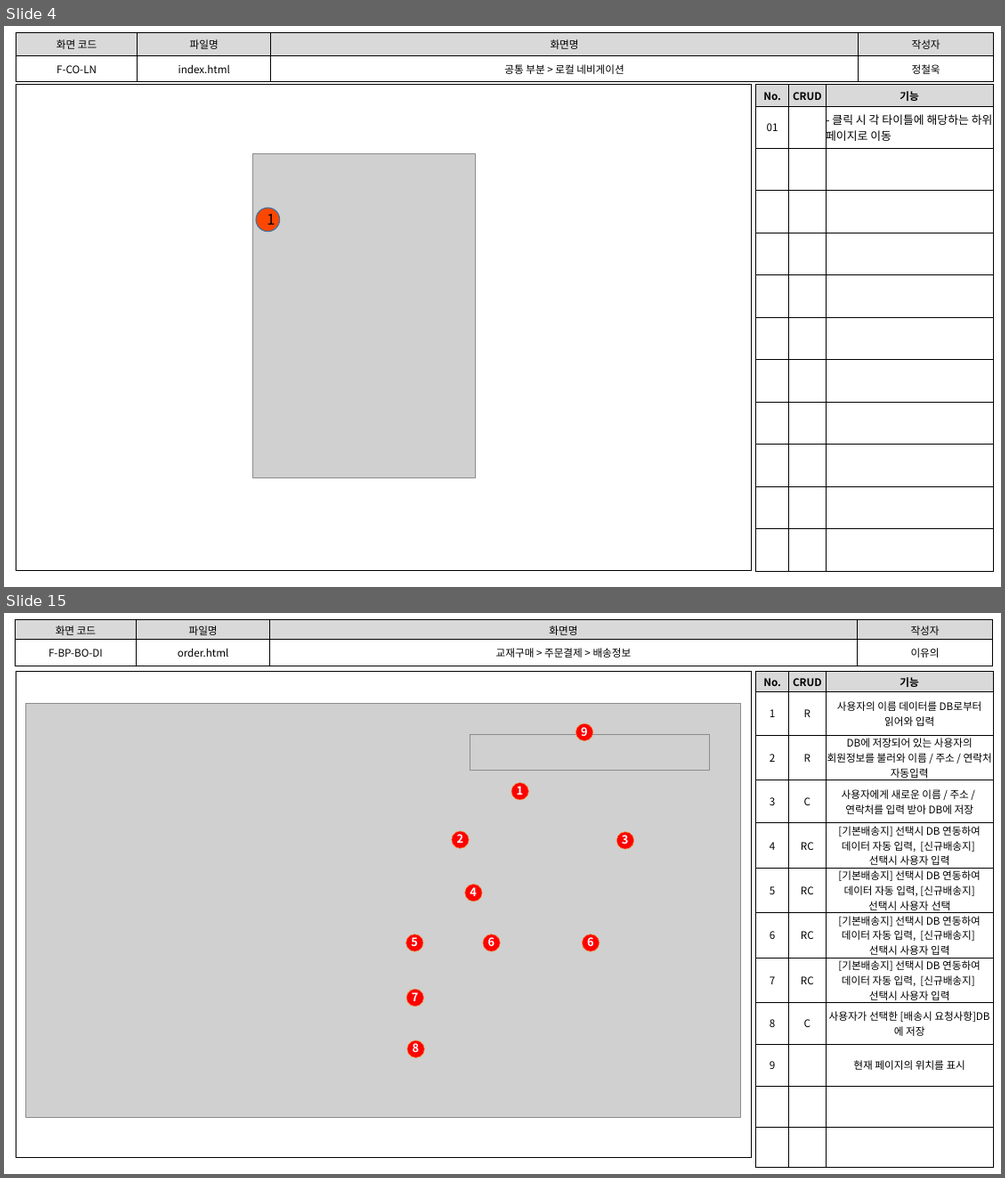
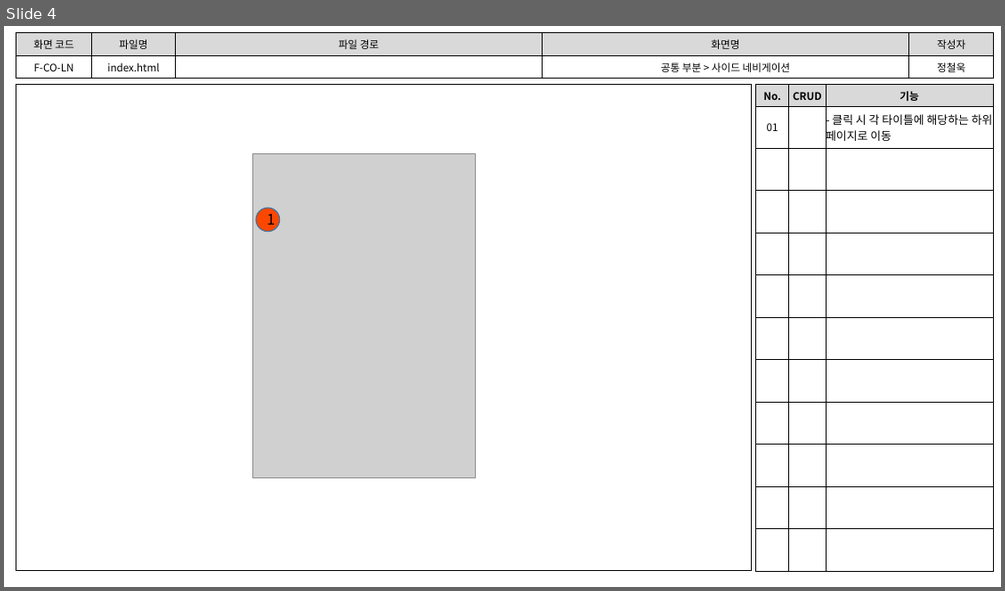
Before and after one commit to index506/cosmo6th_3thGroup, a slide deck: Text/개인문서/3th_Project_화면 설계도(정철욱).pptx. Shown one above the other, each under a label of ours: slides 4 and 15 before the commit, slide 4 after it; the slides between them are not shown. The pictures are 1005x1178 and 1005x591 pixels, drawn with LibreOffice and Linux fonts; fonts in the diff are those of the drawing; grey boxes stand for pictures. Boxes give left, top, right and bottom in pixels: in the first picture for what was removed or moved away, otherwise in the second. Text is boxed around its words. In the diff, an @@ line names an element or a change of style, - is before the commit and + after.

Commit message:
화면 설계도 수정

```diff
--- a/Text/개인문서/3th_Project_화면 설계도(정철욱).pptx
+++ b/Text/개인문서/3th_Project_화면 설계도(정철욱).pptx
@@ slide 15 removed at [4, 613, 1001, 1174], background #FFFFFF @@
@@ table removed at [16, 620, 994, 666], 2 rows, 4 columns @@
-화면 코드 | 파일명 | 화면명 | 작성자
-F-BP-BO-DI | order.html | 교재구매 > 주문결제 > 배송정보 | 이유의
@@ rectangle removed at [16, 672, 752, 1158] @@
@@ table removed at [756, 672, 994, 1157], 12 rows, 3 columns @@
-No. | CRUD | 기능
-1 | R | 사용자의 이름 데이터를 DB로부터 읽어와 입력
-2 | R | DB에 저장되어 있는 사용자의 회원정보를 불러와 이름 / 주소 / 연락처 자동입력
-3 | C | 사용자에게 새로운 이름 / 주소 / / 연락처를 입력 받아 DB에 저장
-4 | RC | [기본배송지] 선택시 DB 연동하여 데이터 자동 입력, [신규배송지] / 선택시 사용자 입력
-5 | RC | [기본배송지] 선택시 DB 연동하여 데이터 자동 입력, [신규배송지] / 선택시 사용자 선택
-6 | RC | [기본배송지] 선택시 DB 연동하여 데이터 자동 입력, [신규배송지] / 선택시 사용자 입력
-7 | RC | [기본배송지] 선택시 DB 연동하여 데이터 자동 입력, [신규배송지] / 선택시 사용자 입력
-8 | C | 사용자가 선택한 [배송시 요청사항]DB에 저장
-9 |  | 현재 페이지의 위치를 표시
- |  | 
- |  | 
@@ picture removed at [26, 703, 741, 1117] @@
@@ picture removed at [470, 734, 710, 770] @@
@@ ellipse removed at [576, 723, 593, 741] @@
@@ text removed at [581, 723, 588, 736] @@
-9
@@ ellipse removed at [512, 783, 529, 800] @@
@@ text removed at [517, 783, 524, 799] @@
-1
@@ ellipse removed at [452, 831, 469, 849] @@
@@ text removed at [457, 831, 464, 843] @@
-2
@@ ellipse removed at [616, 832, 633, 850] @@
@@ text removed at [622, 832, 629, 844] @@
-3
@@ ellipse removed at [465, 884, 482, 900] @@
@@ text removed at [469, 884, 477, 896] @@
-4
@@ ellipse removed at [406, 934, 423, 952] @@
@@ text removed at [411, 934, 418, 946] @@
-5
@@ ellipse removed at [483, 934, 500, 952] @@
@@ text removed at [488, 934, 495, 946] @@
-6
@@ ellipse removed at [582, 934, 599, 952] @@
@@ text removed at [587, 934, 594, 946] @@
-6
@@ ellipse removed at [406, 989, 423, 1006] @@
@@ text removed at [412, 989, 419, 1001] @@
-7
@@ ellipse removed at [407, 1041, 424, 1058] @@
@@ text removed at [413, 1040, 420, 1052] @@
-8
@@ slide 4 changed as well @@
@@ table at [16, 33, 995, 76] @@
-column 3: 화면명 | 공통 부분 > 로컬 네비게이션
+column 3: 파일 경로 | 
+column 4: 화면명 | 공통 부분 > 사이드 네비게이션
```
Also in this commit, not shown: 3 other slides changed, 18 other slides removed, 1 other file.
